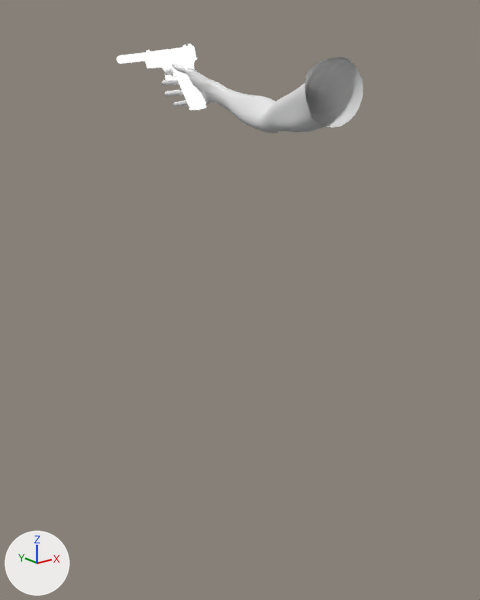
Before and after pictures for a commit that changed the Blender file src/assets/models/player/arm/arm.blend.
One viewpoint serves both versions: a camera (50 mm lens) standing at (-1.048, -0.963, 0.059) and looking at (-0.203, 0.092, -0.363). Lighting does not change. The marker at lower left points along +X, +Y and +Z. The same objects are shown in both versions, whatever each file hides.

Objects in the first picture: 'Arm', 'Pistol'.
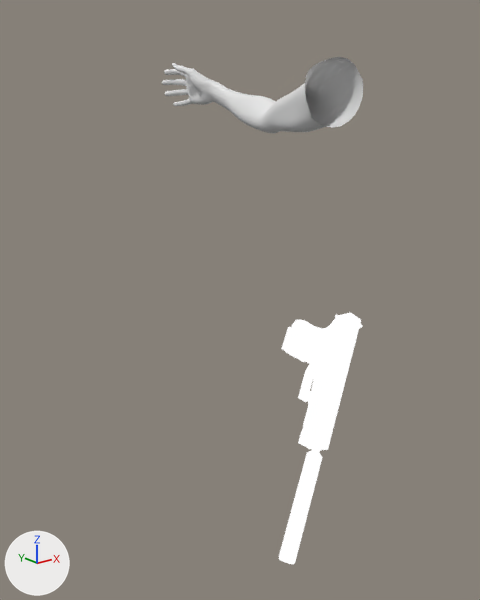
Commit message: Fix arm model rotation

Where the newer file only moved an object's origin or applied its transform, the numbers keep the older frame.

Edits to the bpy script that builds the scene:
```text
Change ob_pistol:
    ob_pistol.location: (-0.03, 0.621, 0.119) -> (-0.394, -0.326, -0.373)
    ob_pistol.rotation_euler: (0.0, -0.209, 0.0) -> (-1.0, -0.624, 2.8)  # degrees (0, -12, 0) -> degrees (-57, -36, 160)
```

Boxes [x1, y1, x2, y2] around the edits, measured in the pictures (480 x 600 px):
'Pistol', moved, turned: before [117, 44, 206, 110]; after [279, 313, 363, 564]
